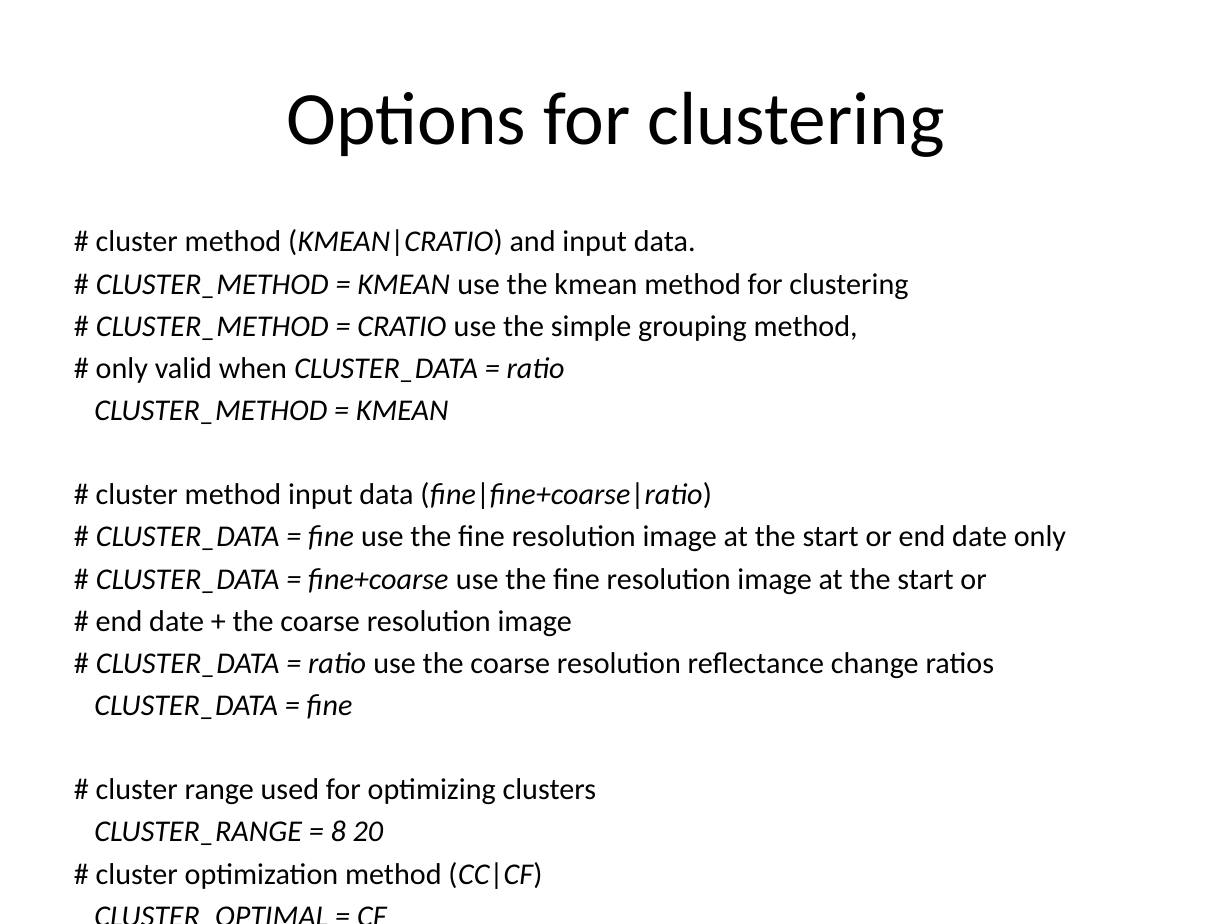
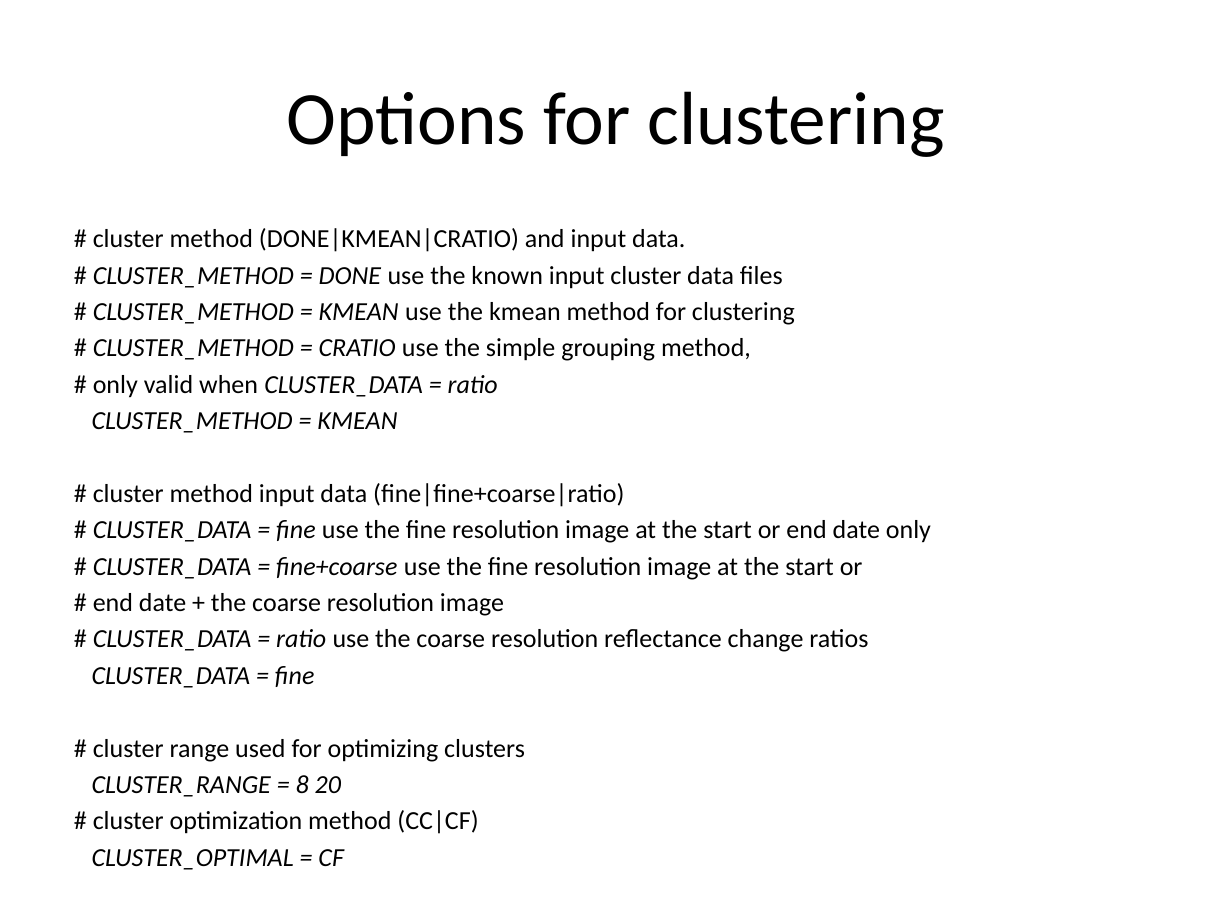
Before and after one commit to dzhong-hub/PSRFM, a slide deck: slide 12 of doc/PSRFMUserGuide.pptx (slide 9 before the commit). Drawn at 1232x924 pixels with LibreOffice and Linux fonts; fonts in the diff are those of the drawing. Boxes give left, top, right and bottom in pixels: in the first picture for what was removed or moved away, otherwise in the second. Text is boxed around its words. In the diff, an @@ line names an element or a change of style, - is before the commit and + after.

```diff
--- a/doc/PSRFMUserGuide.pptx
+++ b/doc/PSRFMUserGuide.pptx
@@ text at (93,228,783,289): text changed; size 17.6 to 15.2 pt @@
-# cluster method (KMEAN|CRATIO) and input data.
+# cluster method (DONE|KMEAN|CRATIO) and input data.
+# CLUSTER_METHOD = DONE use the known input cluster data files
@@ text at (92,302,931,870): size 17.6 to 15.2 pt in "# CLUSTER_METHOD = KMEAN use the kmean ...", "# CLUSTER_METHOD = CRATIO use the simple ...", "# only valid when CLUSTER_DATA = ratio", "CLUSTER_METHOD = KMEAN" and 10 more places; italic off in "(fine|fine+coarse|ratio)", "(CC|CF)" @@
```
Also in this commit, not shown: 7 other slides changed, 4 slides added.
